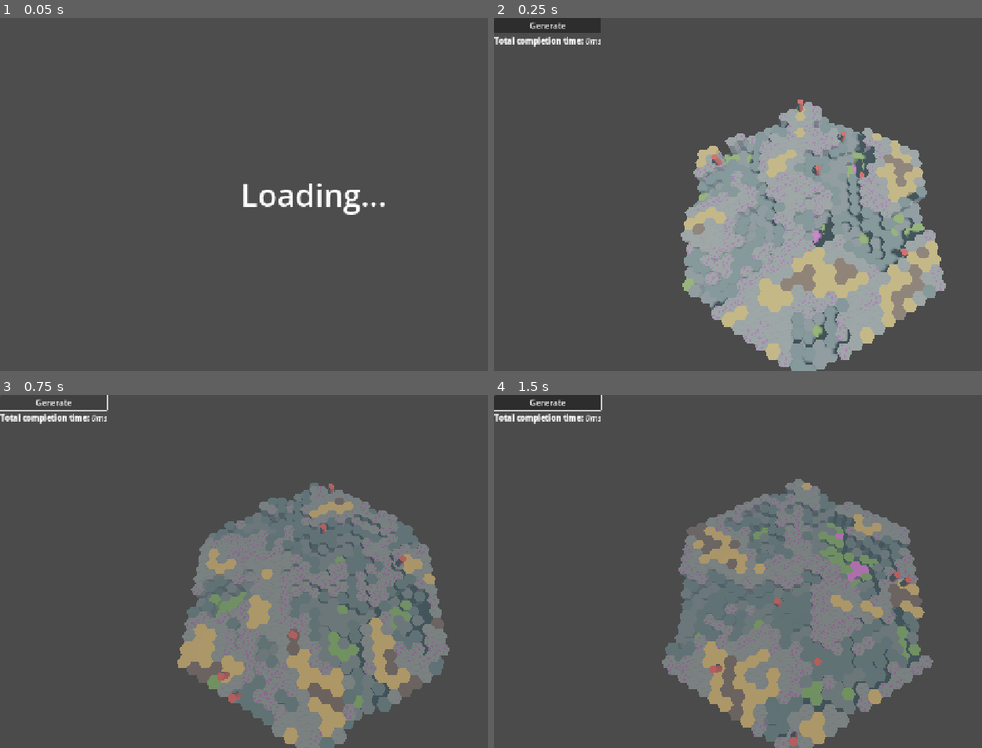
Above: before the commit, frames 1-4 (two rows, left to right).
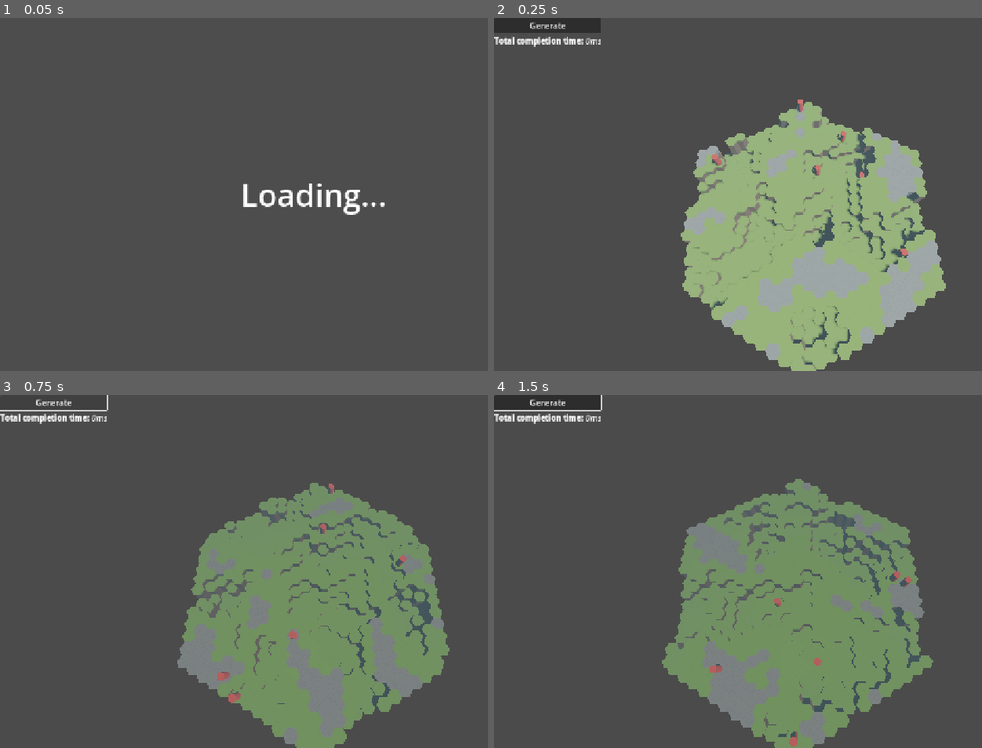
Above: after the commit, the same moments.

Repository: nornaro/VoxelsBeta
Game: Godot game, scene res://scenes/loading_scene.tscn
The game is run twice, just before and just after one commit, with the same random seed, the same clock (stepped at 60 frames per second) and the same inputs.
Inputs (mouse positions are in pixels of both pictures, inside the frame that each line leads up to):
- Up to frame 1 (0.05 s): no input
- Up to frame 2 (0.25 s): no input
- Up to frame 3 (0.75 s): click "Generate" at 0.5 s
- Up to frame 4 (1.5 s): tap Enter at 1.25 s; move the mouse to (947, 553) at 1.27 s; hold D (MoveRight) from 1.28 s (still down); click (947, 553) at 1.35 s

Frame 1 is identical in both runs. In frame 2, 27% of the frame differs, in the area x 38-93%, y 23-100%; in frame 3, 26%; in frame 4, 25%.

Commit message:
grass dirt conversion

Diff:
--- a/scripts/Global/voxel_data.gd
+++ b/scripts/Global/voxel_data.gd
@@ -1,18 +1,29 @@
 extends Node
 
-enum voxel_type {AIR, GRASS, SAND, WATER, ICE, STONE, DEBUG, TEST, PINK, PINK2}
+enum voxel_type {AIR, GRASS, DIRT, STONE}
 
 # Convert voxel_type to position in our texture_atlas
-var tile_map = {
-	voxel_type.GRASS: Vector2i(0, 0),
-	voxel_type.SAND:  Vector2i(1, 0),
-	voxel_type.WATER: Vector2i(2, 0),
-	voxel_type.ICE:   Vector2i(3, 0),
-	voxel_type.STONE: Vector2i(4, 0),
-	voxel_type.DEBUG: Vector2i(5, 0),
-	voxel_type.TEST: Vector2i(6, 0),
-	voxel_type.PINK: Vector2i(0, 1),
-	voxel_type.PINK2: Vector2i(1, 1)
+const tile_map = {
+	voxel_type.GRASS: {
+		"top": Vector2i(0, 0),
+		"side": Vector2i(1, 0)
+	},
+	voxel_type.DIRT: {
+		"top": Vector2i(2, 0),
+		"side": Vector2i(3, 0)
+	},
+	voxel_type.STONE: {
+		"top": Vector2i(4, 0),
+		"side": Vector2i(5, 0)
+	},
+	#voxel_type.WATER: {
+		#"top": Vector2i(6, 0),
+		#"side": Vector2i(6, 0) # water looks the same
+	#},
+	#voxel_type.ICE: {
+		#"top": Vector2i(7, 0),
+		#"side": Vector2i(7, 0)
+	#}
 }
 
 ## Shorthand for different layout/neighbor configurations depending on map-shape and stagger
--- a/scripts/WorldGen/Voxel/voxel_generator.gd
+++ b/scripts/WorldGen/Voxel/voxel_generator.gd
@@ -9,7 +9,7 @@
 const ATLAS_RES   = Vector2i(512, 512)	# full atlas resolution in pixels
 const TILE_SIZE   = Vector2i(16, 16)	# usable area of one tile
 const TILE_STRIDE = Vector2i(18, 18)	# includes padding
-const TILE_MARGIN = Vector2i(4, 4)		# margin before first tile
+const TILE_MARGIN = Vector2i(5, 5)		# margin before first tile, always +1 of the actual padded border
 
 
 # Define base hexagon
@@ -80,7 +80,21 @@
 
 	var enum_index = int(floor(norm * float(tiles)))
 	if enum_index == 0: # turn air into something else
-		enum_index = randi_range(1, VoxelData.tile_map.size()-1)
+		enum_index = 3
+		#enum_index = randi_range(1, VoxelData.tile_map.size())
+
+	#Test for top-sensetive tiles like grass
+	var tile = enum_index as VoxelData.voxel_type
+	var neighbor_above: Vector3i = voxel.grid_position_xyz + Vector3i(0,1,0)
+	var neighbor: Voxel = map_dict.get(neighbor_above)
+	if neighbor:
+		if neighbor.type != VoxelData.voxel_type.AIR: # if we are NOT a top layer voxel
+			if tile == VoxelData.voxel_type.GRASS: # if trying to create grass
+				enum_index = 2 #reassign to DIRT
+		else: # we ARE a top layer
+			if tile == VoxelData.voxel_type.DIRT: # if trying to create grass
+				enum_index = 1 #reassign to GRASS
+
 	voxel.type = enum_index as VoxelData.voxel_type
 
 
@@ -200,7 +214,9 @@
 	var height = settings.voxel_height
 	var pos = voxel.world_position
 	var top_offset = Vector3(0, height, 0)
-	var tile = VoxelData.tile_map.get(voxel.type, Vector2i(0, 0))
+	var tiles = VoxelData.tile_map.get(voxel.type)
+	var top_tile = tiles["top"]
+	var side_tile = tiles["side"]
 	var dirs = VoxelData.get_tile_neighbor_table(voxel.grid_position_xyz.x)
 	var neighbor : Vector3i
 
@@ -215,10 +231,10 @@
 			var z = sin(angle) * size
 			verts.append(pos + Vector3(x, height, z))
 			# map inside [0,1] as circle
-			uvs.append(atlas_uv(Vector2(0.5 + cos(angle)*0.5, 0.5 + sin(angle)*0.5), tile))
+			uvs.append(atlas_uv(Vector2(0.5 + cos(angle)*0.5, 0.5 + sin(angle)*0.5), top_tile))
 		# center vertex
 		verts.append(pos + top_offset)
-		uvs.append(atlas_uv(Vector2(0.5, 0.5), tile))
+		uvs.append(atlas_uv(Vector2(0.5, 0.5), top_tile))
 		# top triangles
 		for i in range(sides):
 			indices.append(top_start + i)
@@ -235,9 +251,9 @@
 			var x = cos(angle) * size
 			var z = sin(angle) * size
 			verts.append(pos + Vector3(x, 0, z))
-			uvs.append(atlas_uv(Vector2(0.5 + cos(angle)*0.5, 0.5 + sin(angle)*0.5), tile))
+			uvs.append(atlas_uv(Vector2(0.5 + cos(angle)*0.5, 0.5 + sin(angle)*0.5), top_tile))
 		verts.append(pos) # center
-		uvs.append(atlas_uv(Vector2(0.5,0.5), tile))
+		uvs.append(atlas_uv(Vector2(0.5,0.5), top_tile))
 		# triangles (note: winding reversed so normal faces down)
 		for i in range(sides):
 			indices.append(bottom_start + sides)  # center
@@ -262,10 +278,10 @@
 		var p3 = p1 + top_offset
 
 		var side_start = verts.size()
-		verts.append(p0); uvs.append(atlas_uv(Vector2(0,0), tile))
-		verts.append(p1); uvs.append(atlas_uv(Vector2(1,0), tile))
-		verts.append(p2); uvs.append(atlas_uv(Vector2(0,1), tile))
-		verts.append(p3); uvs.append(atlas_uv(Vector2(1,1), tile))
+		verts.append(p0); uvs.append(atlas_uv(Vector2(0,0), side_tile))
+		verts.append(p1); uvs.append(atlas_uv(Vector2(1,0), side_tile))
+		verts.append(p2); uvs.append(atlas_uv(Vector2(0,1), side_tile))
+		verts.append(p3); uvs.append(atlas_uv(Vector2(1,1), side_tile))
 
 		indices.append(side_start + 0)
 		indices.append(side_start + 1)
@@ -288,16 +304,13 @@
 
 
 func atlas_uv(local_uv: Vector2, tile: Vector2i) -> Vector2:
-	# Pixel min/max in atlas
+	# Pixel bounds of usable tile
 	var pixel_min: Vector2i = TILE_MARGIN + tile * TILE_STRIDE
 	var pixel_max: Vector2i = pixel_min + TILE_SIZE
 
-	# Convert to float UVs
-	var uv_min: Vector2 = Vector2(pixel_min) / Vector2(ATLAS_RES.x, ATLAS_RES.y)
-	var uv_max: Vector2 = Vector2(pixel_max) / Vector2(ATLAS_RES.x, ATLAS_RES.y)
-
-	# Map local_uv [0..1] into uv_min..uv_max
-	var uv: Vector2 = uv_min + local_uv * (uv_max - uv_min)
-	#print("Final UV: ", uv)
-
-	return uv
+	# Convert to normalized [0..1] UVs
+	var uv_min: Vector2 = Vector2(pixel_min) / Vector2(ATLAS_RES)
+	var uv_max: Vector2 = Vector2(pixel_max) / Vector2(ATLAS_RES)
+
+	# Map local_uv [0..1] into this rectangle
+	return uv_min + local_uv * (uv_max - uv_min)
--- a/scripts/WorldGen/world_gen.gd
+++ b/scripts/WorldGen/world_gen.gd
@@ -46,7 +46,7 @@
 	## Test pathfinder
 	while count > 0 and safety_count < 50:
 		var voxel : Voxel = WorldMap.top_layer_voxels.pick_random()
-		if voxel.type == VoxelData.voxel_type.WATER or voxel.occupier != null:
+		if voxel.occupier != null: #voxel.type == VoxelData.voxel_type.WATER or
 			safety_count += 1
 			continue
 
--- a/scripts/pathfinder.gd
+++ b/scripts/pathfinder.gd
@@ -45,7 +45,7 @@
 		var diff = voxel.grid_position_xyz.y - current_pos.y
 		if abs(diff) > step:
 			return false
-		if voxel.occupier == null and voxel.type != VoxelData.voxel_type.WATER:
+		if voxel.occupier == null: #and voxel.type != VoxelData.voxel_type.WATER:
 			return true
 	return false
 
Binary file changed: assets/Materials/textureatlas.png
